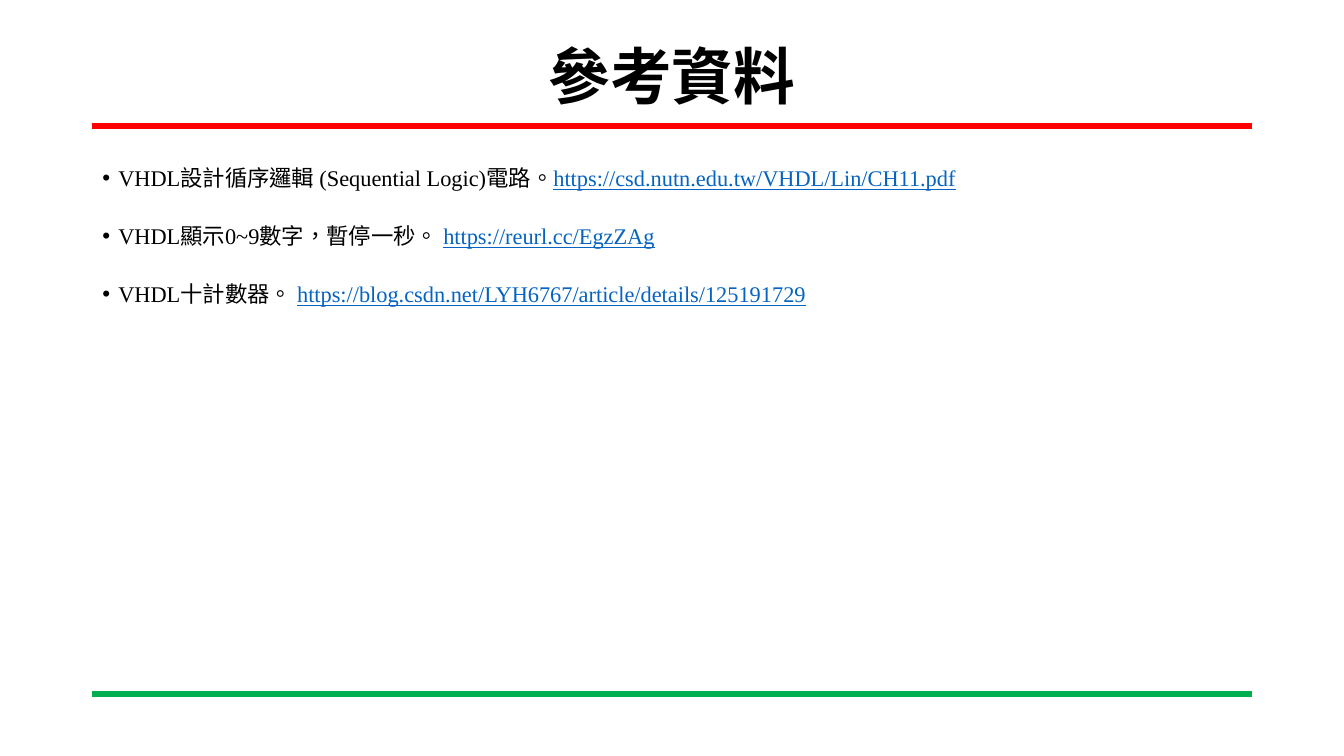
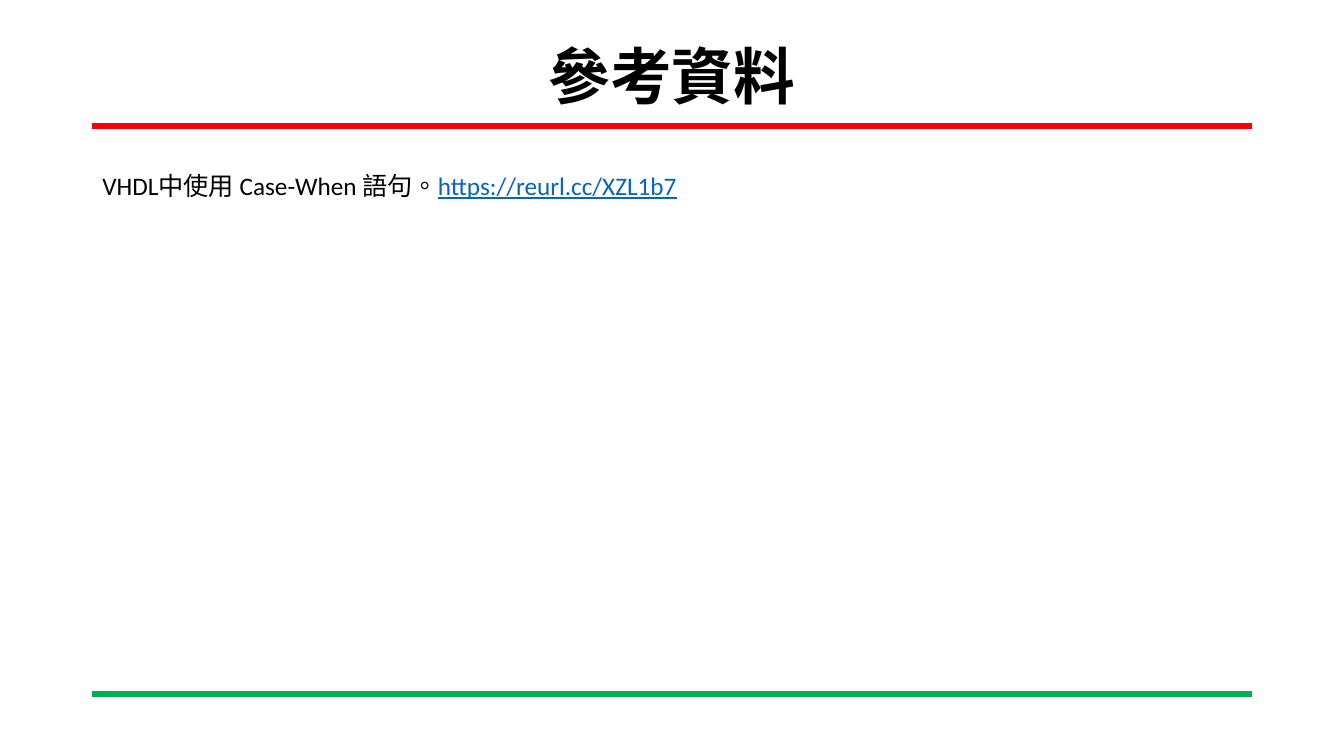
Before and after one commit to wsy0331/SOC-Lab, a slide deck: slide 15 of 專案進度報告_吳紹郁_20241213.pptx (slide 20 before the commit). Drawn at 1344x756 pixels with LibreOffice and Linux fonts; fonts in the diff are those of the drawing; background and template pictures are left out. Boxes give left, top, right and bottom in pixels: in the first picture for what was removed or moved away, otherwise in the second. Text is boxed around its words. In the diff, an @@ line names an element or a change of style, - is before the commit and + after.

```diff
--- a/專案進度報告_吳紹郁_20241213.pptx
+++ b/專案進度報告_吳紹郁_20241213.pptx
@@ text added at (x1=102, y1=174, x2=676, y2=199), 18 pt, text #0563C1, underline @@
+VHDL中使用 Case-When 語句。https://reurl.cc/XZL1b7
@@ text removed at (x1=118, y1=169, x2=956, y2=307) @@
-• VHDL設計循序邏輯 (Sequential Logic)電路。https://csd.nutn.edu.tw/VHDL/Lin/CH11.pdf
-• VHDL顯示0~9數字，暫停一秒。 https://reurl.cc/EgzZAg
-• VHDL十計數器。 https://blog.csdn.net/LYH6767/article/details/125191729
```
Also in this commit, not shown: 11 other slides changed, 2 slides added, 7 slides removed.
